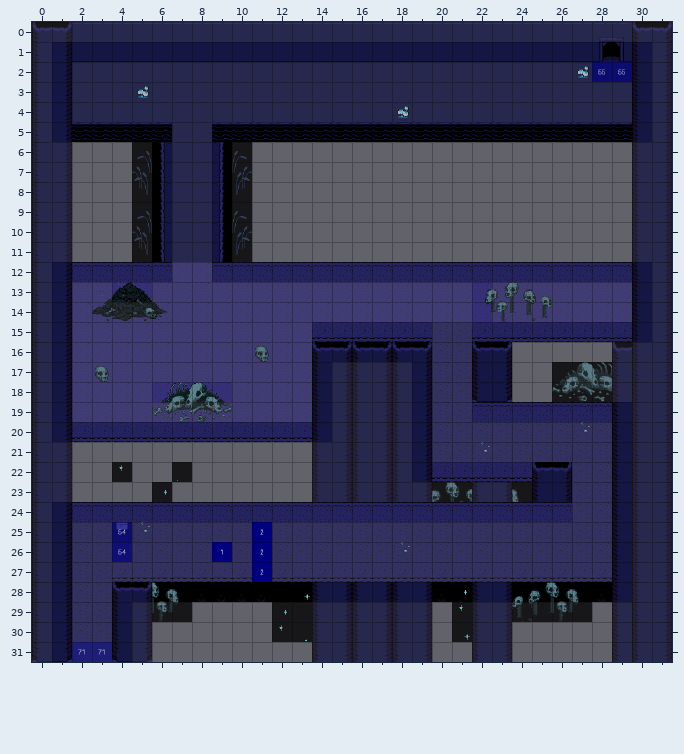
Tiled map -- bgs/maps/cave_02.tmx. Above, as it was before the edit.
Cells are 32x32 px. Shown: x 0..31, y 0..31.
After the commit:
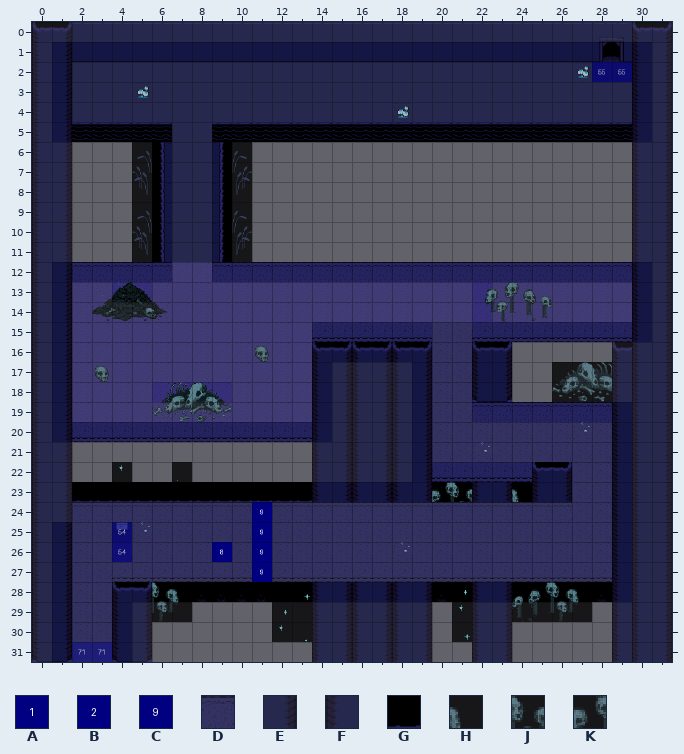
Key: from "blue-labels": A 0, B 1, C 8; from "underground02": D 1, E 5, F 8, G 30, H 177, J 179, K 181.
_ is an empty cell.
See-through tiles are keyed as they look on the map.
The edit:
Layer "decor":
The author put tile D in row 24 at x 2 to 10 and 12 to 26.
The author put tile E in row 24 at x 1.
Tile E is removed in row 23 at x 15, 17, 19 and 23.
Tile F is removed in row 23 at x 14, 16, 18 and 22.
Tile H is removed in row 23 at x 24.
Tile J is removed in row 23 at x 21.
Tile K is removed in row 23 at x 20.
Layer "characters":
The author put tile C in row 24 at x 11.
Layer "metadata" (now hidden):
Tile A is removed in row 26 at x 9.
Tile B is removed in rows 25 to 27 at x 11.
Layer "colliders":
The author put tile E in row 23 at x 15, 17, 19 and 23.
The author put tile F in row 23 at x 14, 16, 18 and 22.
The author put tile G in row 23 at x 2 to 13.
The author put tile H in row 23 at x 24.
The author put tile J in row 23 at x 21.
The author put tile K in row 23 at x 20.
Tile D is removed in row 24 at x 2 to 26.
Tile E is removed in row 24 at x 1.
